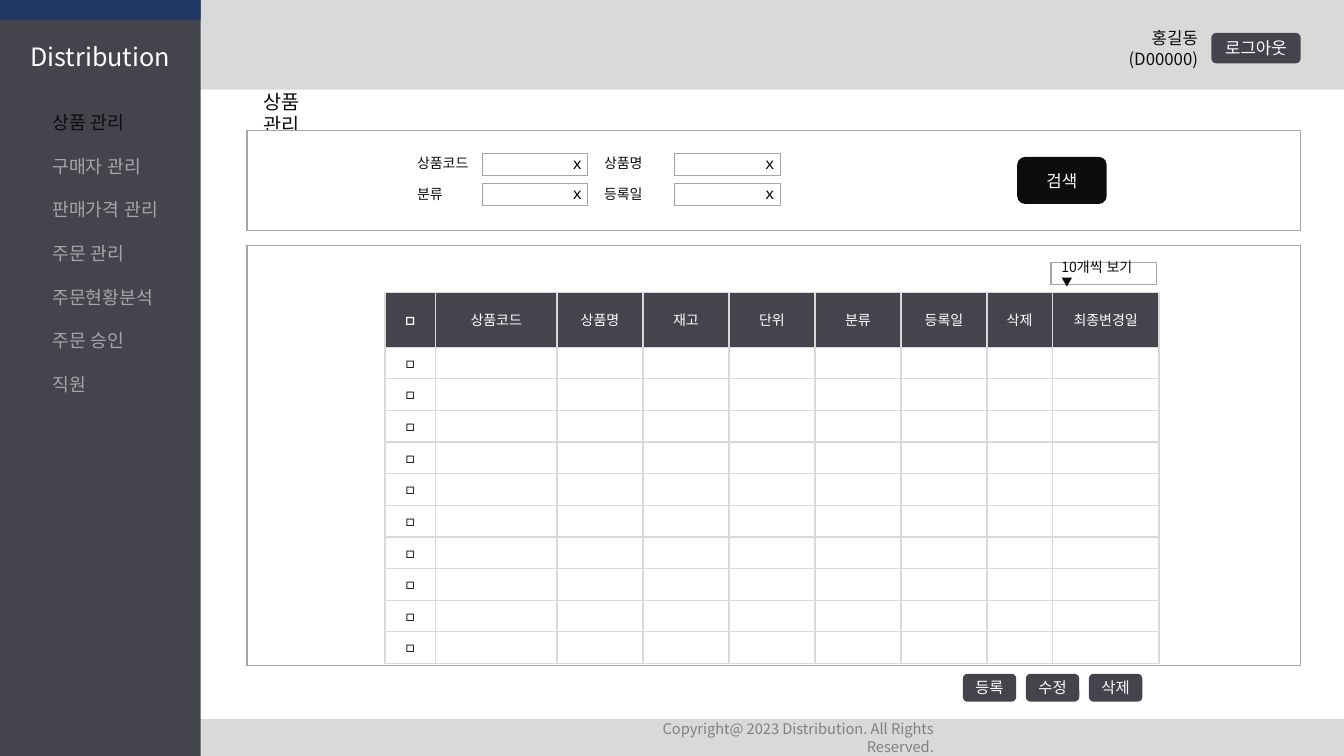
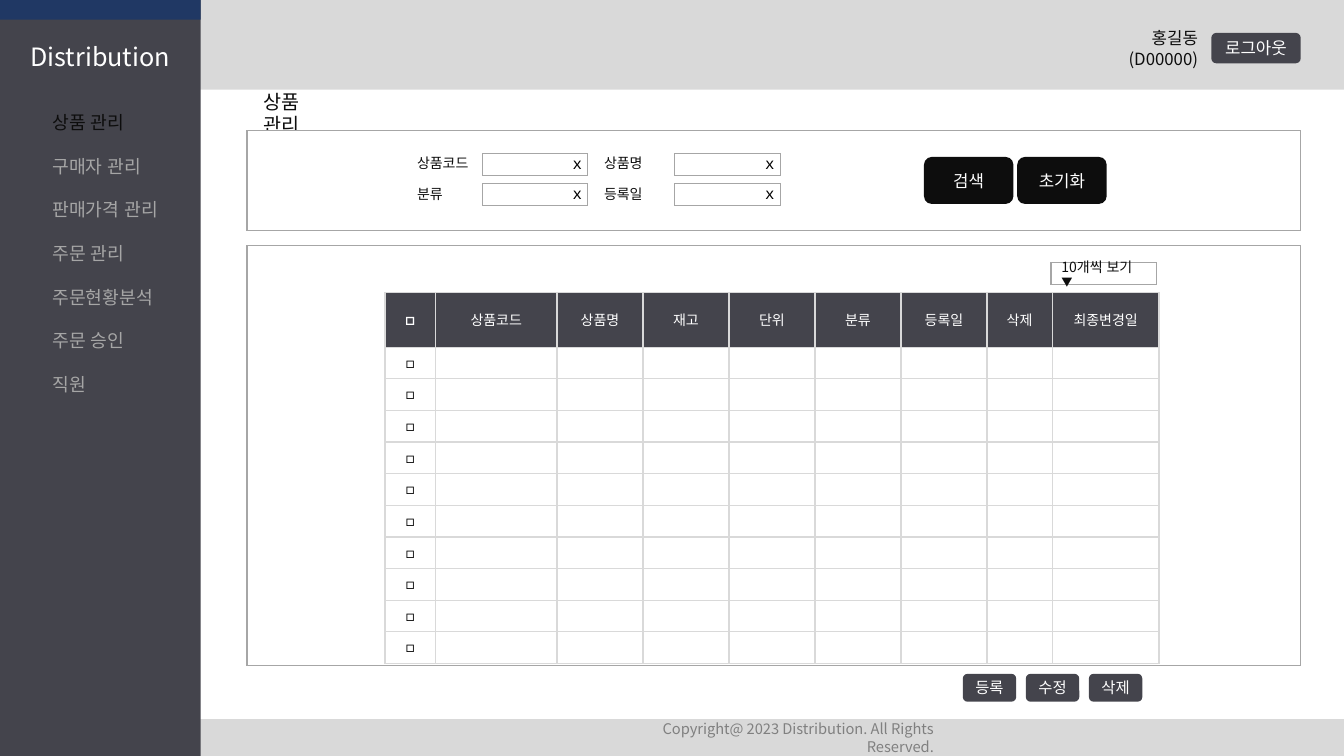
Before and after one commit to Peh9397/Distribution, a slide deck: slide 25 of Distribution.pptx (slide 15 before the commit). Drawn at 1344x756 pixels with LibreOffice and Linux fonts; fonts in the diff are those of the drawing. Boxes give left, top, right and bottom in pixels: in the first picture for what was removed or moved away, otherwise in the second. Text is boxed around its words. In the diff, an @@ line names an element or a change of style, - is before the commit and + after.

```diff
--- a/Distribution.pptx
+++ b/Distribution.pptx
@@ rounded rectangle "검색": place and size @@
-rounded rectangle "검색" at [1017,157,1107,205]
+rounded rectangle "검색" at [925,157,1014,205]
@@ rounded rectangle added at [1017,157,1107,205], fill #0D0D0D, 12 pt, text #FFFFFF @@
+초기화
```
Also in this commit, not shown: 23 other slides changed, 1 slide added.
